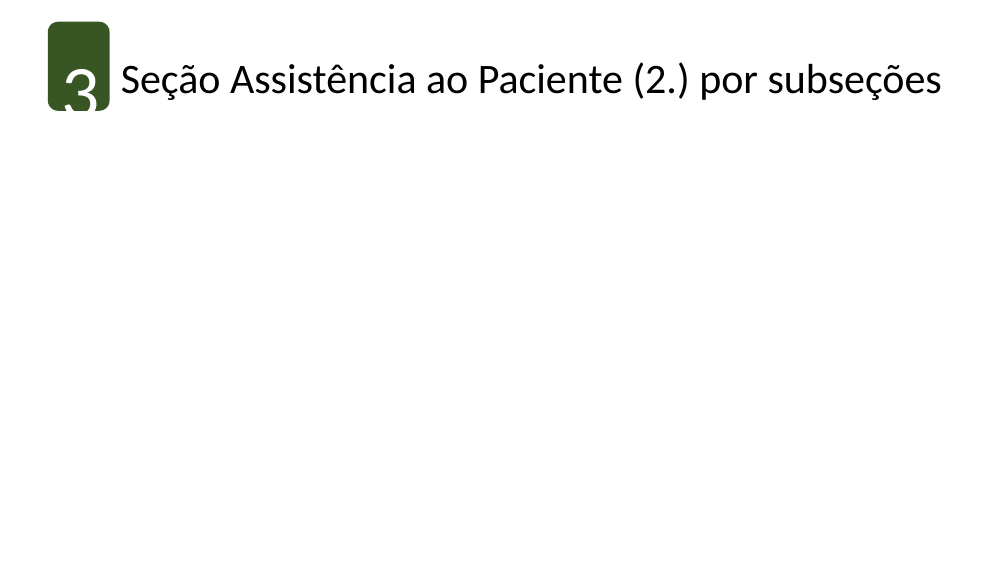
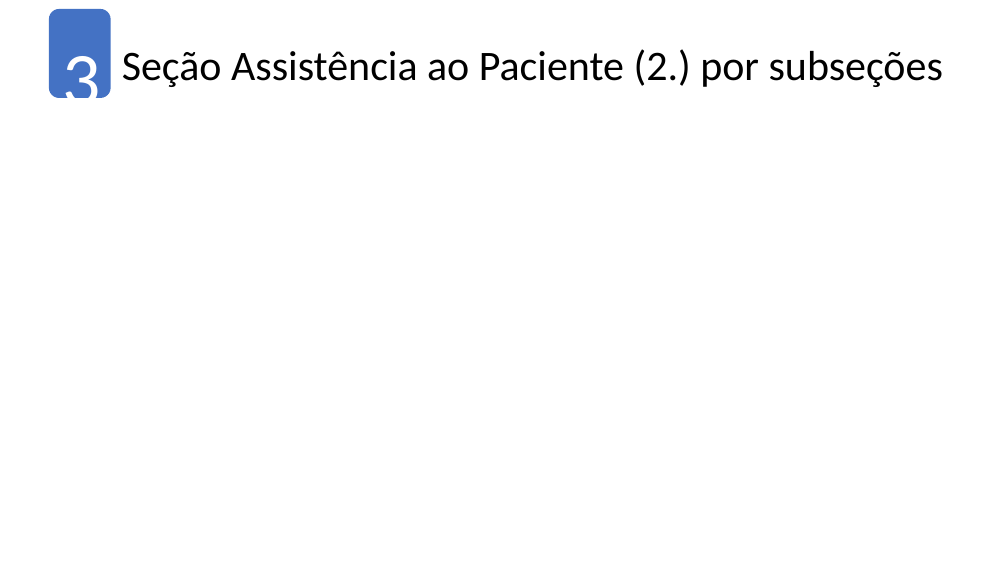
Before and after one commit to gustapfp/dodo, a slide deck: slide 7 of report/helpers/template-ona-report.pptx (slide 5 before the commit). Drawn at 1008x567 pixels with LibreOffice and Linux fonts; fonts in the diff are those of the drawing; background and template pictures are left out. Boxes give left, top, right and bottom in pixels: in the first picture for what was removed or moved away, otherwise in the second. Text is boxed around its words. In the diff, an @@ line names an element or a change of style, - is before the commit and + after.

```diff
--- a/report/helpers/template-ona-report.pptx
+++ b/report/helpers/template-ona-report.pptx
@@ 2 texts, 1 rounded rectangle moved together from (x1=48, y1=22, x2=942, y2=136) to (x1=49, y1=9, x2=943, y2=123) @@
@@ rounded rectangle at (x1=49, y1=9, x2=111, y2=98): fill #385623 to #4472C4 @@
```
Also in this commit, not shown: 7 other slides changed, 5 slides added, 5 other files.
